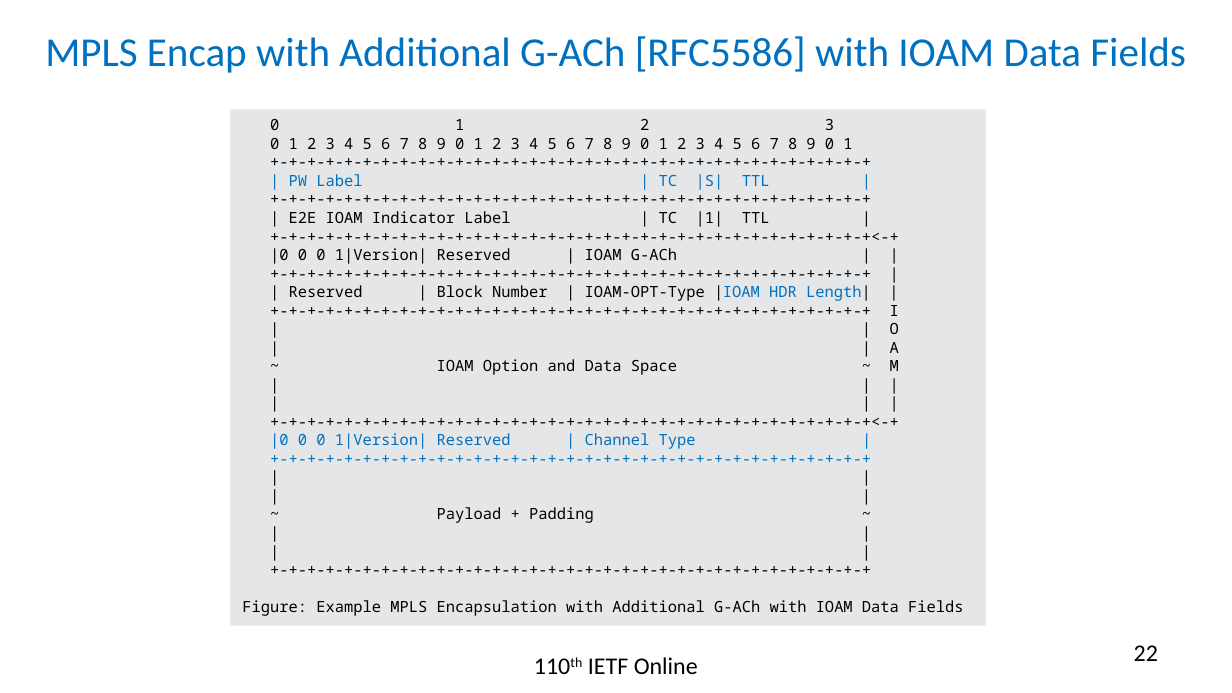
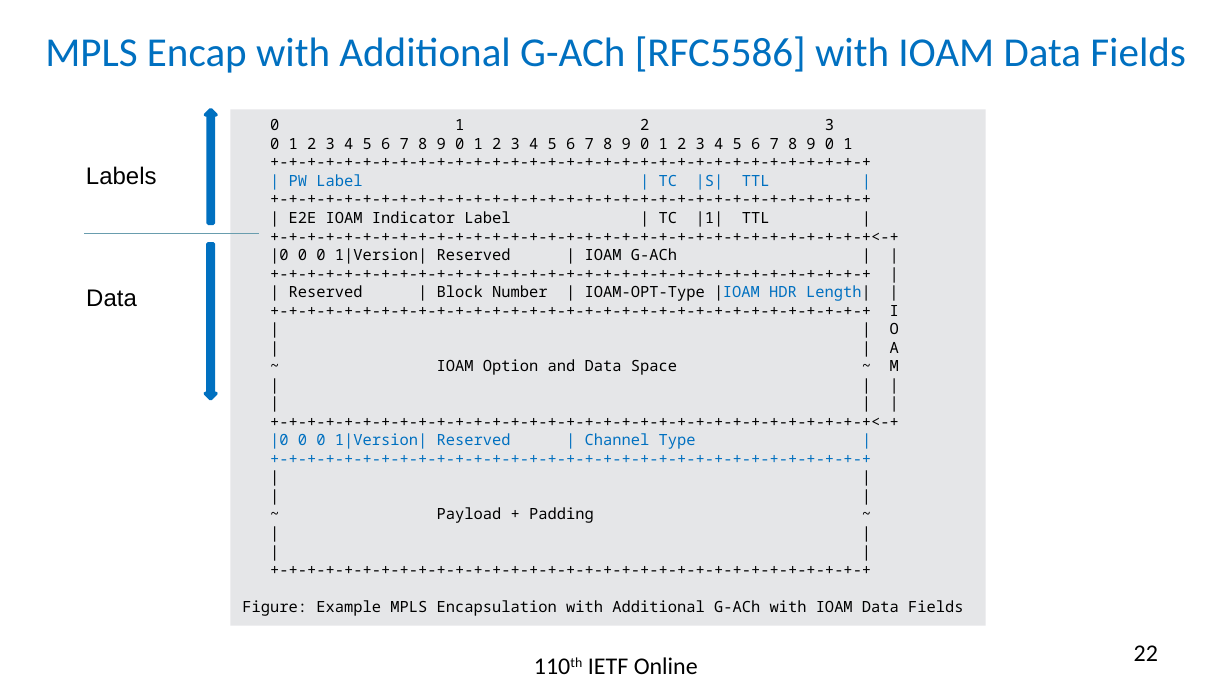
Before and after one commit to rakgandhi/ietf-slides, a slide deck: slide 22 of draft-gandhi-mpls-ioam-sr-06.pptx. Drawn at 1232x693 pixels with LibreOffice and Linux fonts; fonts in the diff are those of the drawing. Boxes give left, top, right and bottom in pixels: in the first picture for what was removed or moved away, otherwise in the second. Text is boxed around its words. In the diff, an @@ line names an element or a change of style, - is before the commit and + after.

```diff
--- a/draft-gandhi-mpls-ioam-sr-06.pptx
+++ b/draft-gandhi-mpls-ioam-sr-06.pptx
@@ down arrow added at [206,110,217,223], fill #0070C0, outline #0070C0 2 pt @@
@@ text added at [86,166,157,185], 14 pt, text #000000 @@
+Labels
@@ line added from (84, 234) to (259, 234), #6A9DAE 0.75 pt @@
@@ down arrow added at [206,244,217,399], fill #0070C0, outline #0070C0 2 pt @@
@@ text added at [86,289,137,307], 14 pt, text #000000 @@
+Data
```
Also in this commit, not shown: 3 other slides changed, 1 slide added, 1 other file.
